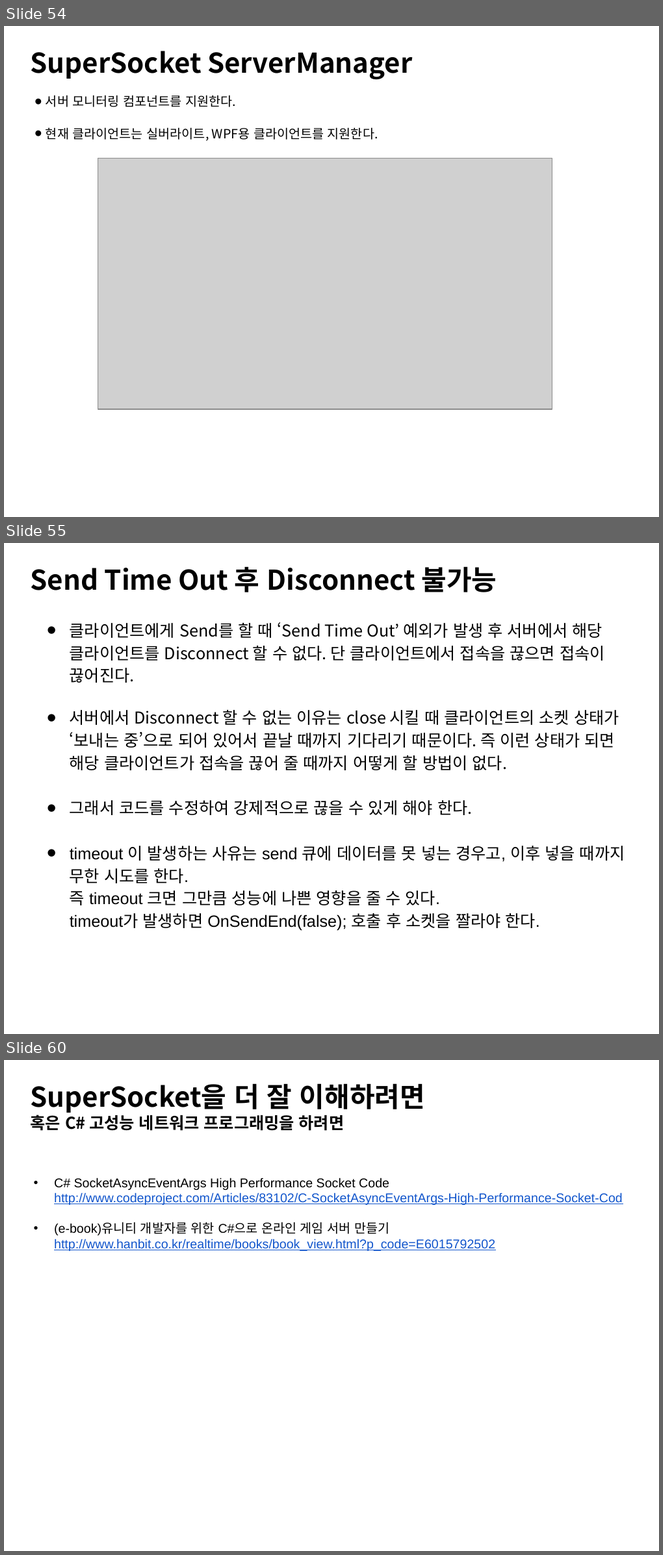
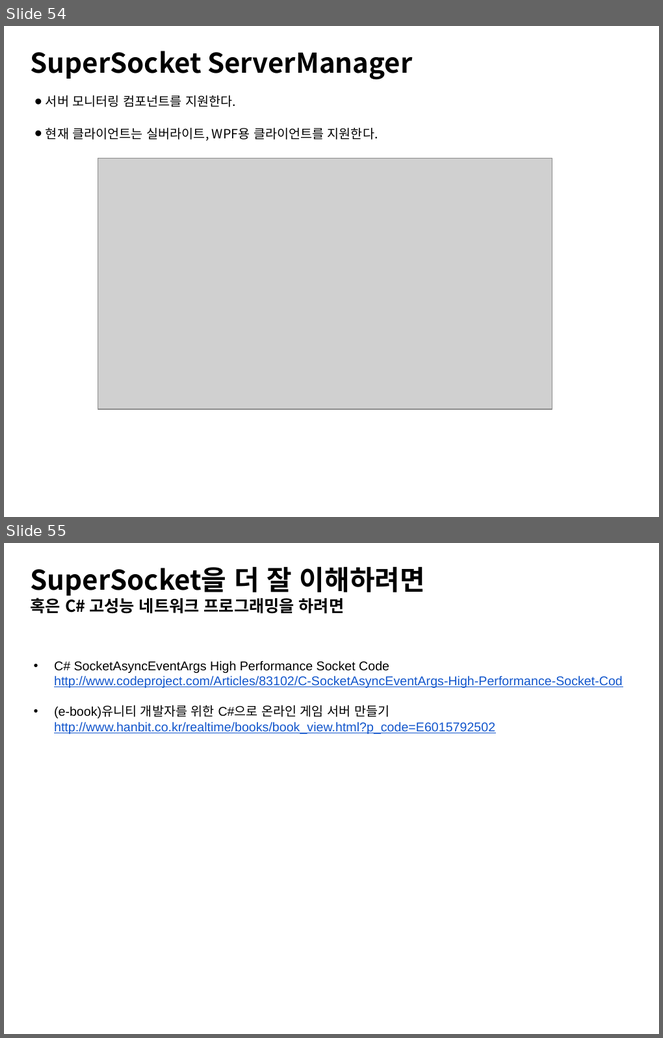
Before and after one commit to jacking75/conf_kgc2016_SuperSocket, a slide deck: {KGC2016]오픈소스 네트워크 엔진 SuperSocket 사용하기.pptx. Shown one above the other, each under a label of ours: slides 54, 55 and 60 before the commit, slides 54 and 55 after it; the slides between them are not shown. The pictures are 663x1555 and 663x1038 pixels, drawn with LibreOffice and Linux fonts; fonts in the diff are those of the drawing; grey boxes stand for pictures. Boxes give left, top, right and bottom in pixels: in the first picture for what was removed or moved away, otherwise in the second. Text is boxed around its words. In the diff, an @@ line names an element or a change of style, - is before the commit and + after.

```diff
--- a/{KGC2016]오픈소스 네트워크 엔진 SuperSocket 사용하기.pptx
+++ b/{KGC2016]오픈소스 네트워크 엔진 SuperSocket 사용하기.pptx
@@ slide 55 removed at box(4, 543, 659, 1034), background #FFFFFF @@
@@ text removed at box(31, 566, 497, 592) @@
-Send Time Out 후 Disconnect 불가능
@@ text removed at box(70, 622, 625, 931) @@
-• 클라이언트에게 Send를 할 때 ‘Send Time Out’ 예외가 발생 후 서버에서 해당 클라이언트를 Disconnect 할 수 없다. 단 클라이언트에서 접속을 끊으면 접속이 끊어진다.
-• 서버에서 Disconnect 할 수 없는 이유는 close 시킬 때 클라이언트의 소켓 상태가 ‘보내는 중’으로 되어 있어서 끝날 때까지 기다리기 때문이다. 즉 이런 상태가 되면 해당 클라이언트가 접속을 끊어 줄 때까지 어떻게 할 방법이 없다.
-• 그래서 코드를 수정하여 강제적으로 끊을 수 있게 해야 한다.
-• timeout 이 발생하는 사유는 send 큐에 데이터를 못 넣는 경우고, 이후 넣을 때까지 무한 시도를 한다.
-  즉 timeout 크면 그만큼 성능에 나쁜 영향을 줄 수 있다.
-  timeout가 발생하면 OnSendEnd(false); 호출 후 소켓을 짤라야 한다.
@@ what was slide 60 is now slide 55 @@
```
Also in this commit, not shown: 4 slides changed, 1 slide added, 4 other slides removed.
